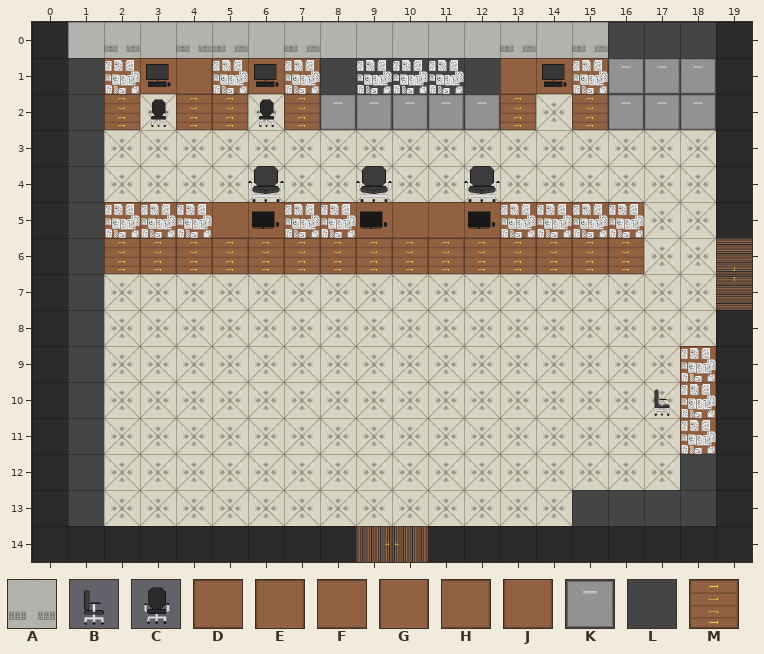
Two versions of a level (Tiled map, Sequence_Break/Content/maps/demo/Lobby.tmx). This is how it looked before the edit.
Cells are 64x64 px. Shown: x 0..19, y 0..14. Tiles whose own drawing changed are shown in their newer look in all pictures.
Key: from "Demo_map": A 12, B 26, C 28, D 29, E 29 turned 90, F 30, G 30 flipped on the other diagonal, H 31, J 31 turned 90, K 32, L 33, M 37.
_ is an empty cell.
Layers that did not change in this view are not listed.
Layer "Objects" before, first column x 0:
 0 __A_AA_A_____A_ALLL_
 1 _LDFHDFHLLLLLDFHKKK_
 2 _LMCMMCMKKKKKM_MKKK_
 3 _L__________________
 4 _L__________________
 5 _LDFFFFFFFFFFFFFH___
 6 _LMMMMMMMMMMMMMMM___
 7 _L__________________
 8 _L__________________
 9 _L________________E_
10 _L_______________BG_
11 _L________________J_
12 _L________________L_
13 _L_____________LLLL_
14 ____________________
The same view after the edit:
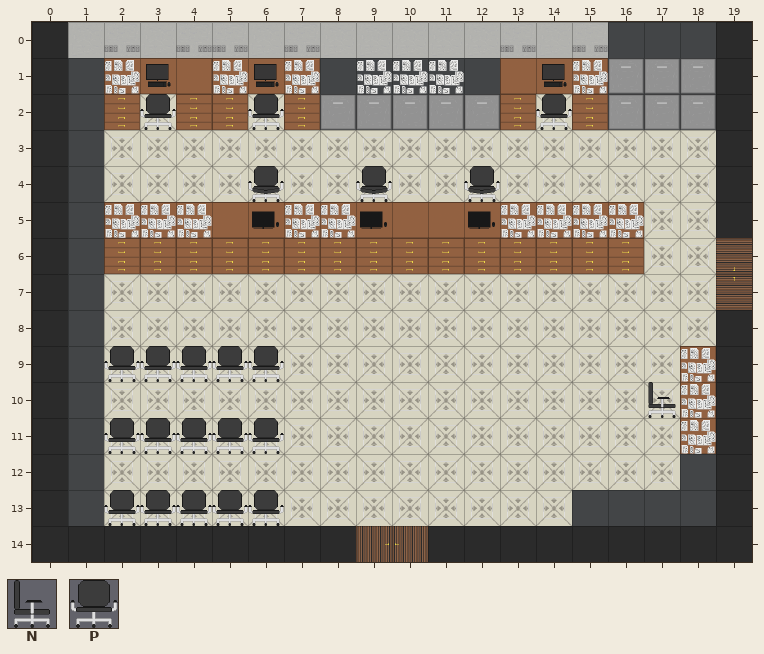
Further tiles: from "Demo_map": N 25 flipped left-right, P 27.
Changes in this commit:
{"where": "layer \"Objects\""}
{"y":2,"x":3,"old":"C","new":"P"}
{"y":2,"x":6,"old":"C","new":"P"}
{"y":2,"x":14,"old":"_","new":"P"}
{"y":9,"x":2,"old":"_____","new":"PPPPP"}
{"y":10,"x":17,"old":"B","new":"N"}
{"y":11,"x":2,"old":"_____","new":"PPPPP"}
{"y":13,"x":2,"old":"_____","new":"PPPPP"}
{"label":"changed","picture_box":[140,94,176,130]}
{"label":"changed","picture_box":[248,94,284,130]}
{"label":"added","picture_box":[536,94,572,130]}
{"label":"added","picture_box":[104,346,284,382]}
{"label":"changed","picture_box":[648,382,676,418]}
{"label":"added","picture_box":[104,418,284,454]}
{"label":"added","picture_box":[104,490,284,526]}
